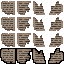
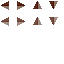
Layer changes from the first 64 x 64 image to the second:
added layer "arrows" above "NoteOne" over left=1, top=1, right=59, bottom=27
hid group "NoteOne" (2 layers) over left=0, top=1, right=64, bottom=64
